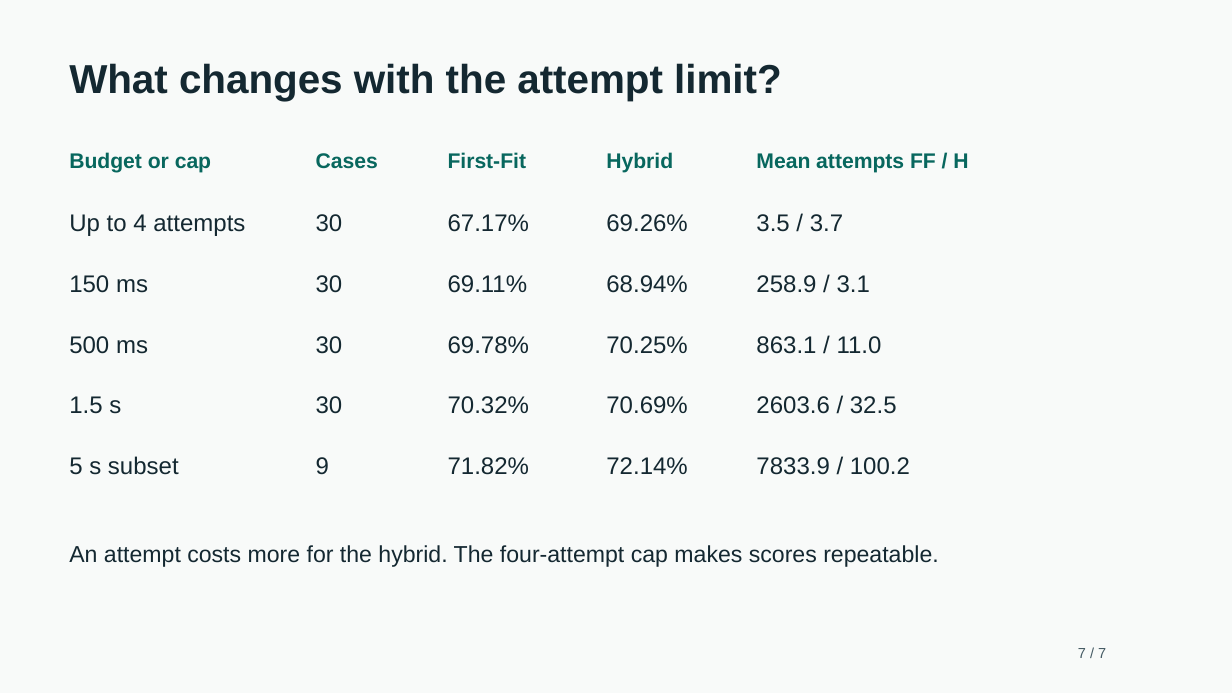
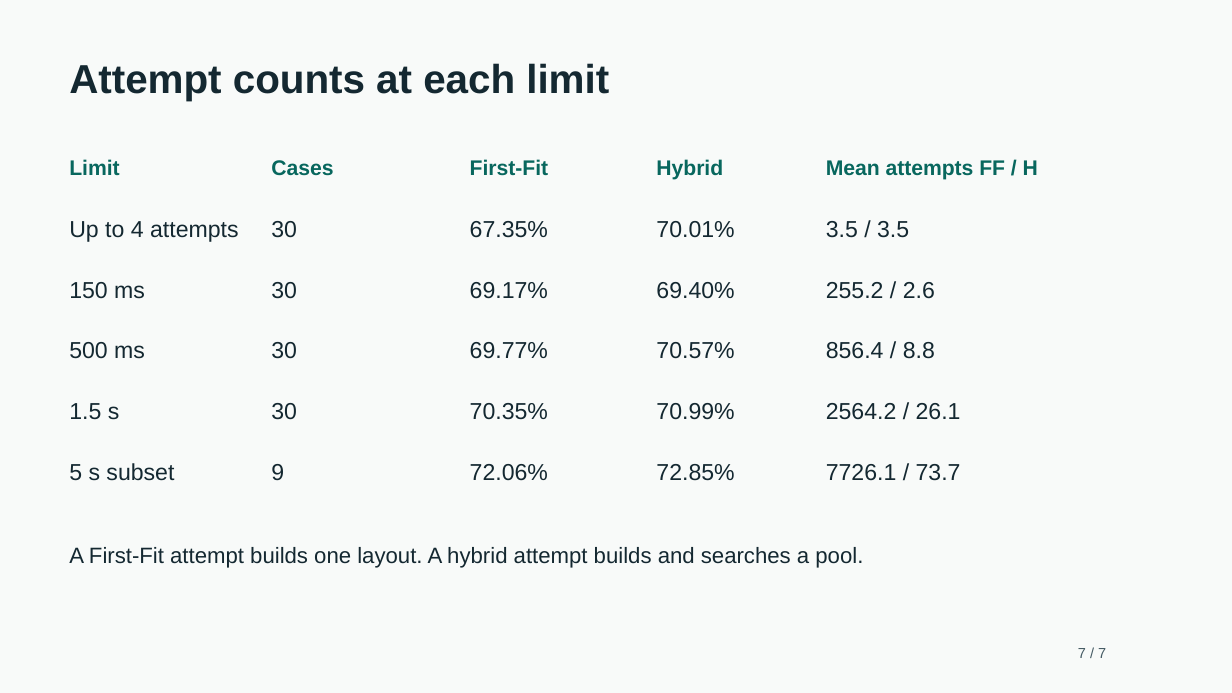
Before and after one commit to AhladM0di/Hybrid-Algorithm-Based-3D-Container-Loading-Optimisation, a slide deck: slide 7 of container_loading/docs/demo_slides.pptx. Drawn at 1232x693 pixels with LibreOffice and Linux fonts; fonts in the diff are those of the drawing. Boxes give left, top, right and bottom in pixels: in the first picture for what was removed or moved away, otherwise in the second. Text is boxed around its words. In the diff, an @@ line names an element or a change of style, - is before the commit and + after.

```diff
--- a/container_loading/docs/demo_slides.pptx
+++ b/container_loading/docs/demo_slides.pptx
@@ text at (69,63,609,101): text changed @@
-What changes with the attempt limit?
+Attempt counts at each limit
@@ text at (69,159,119,175): text changed @@
-Budget or cap
+Limit
@@ text "Cases": place and size @@
-text "Cases" at (316,153,378,169)
+text "Cases" at (271,160,333,176)
@@ text "First-Fit": place and size @@
-text "First-Fit" at (448,152,527,169)
+text "First-Fit" at (470,159,549,176)
@@ text "Hybrid": place and size @@
-text "Hybrid" at (606,152,673,173)
+text "Hybrid" at (656,159,723,180)
@@ text "Mean attempts FF / H": place and size @@
-text "Mean attempts FF / H" at (756,153,968,173)
+text "Mean attempts FF / H" at (826,160,1038,180)
@@ text "30": place and size @@
-text "30" at (316,214,343,232)
+text "30" at (271,221,297,238)
@@ text at (470,221,548,238): text changed; size 18.8 to 18 pt @@
-67.17%
+67.35%
@@ text at (656,221,734,238): text changed; size 18.8 to 18 pt @@
-69.26%
+70.01%
@@ text at (826,221,909,238): text changed; size 18.8 to 18 pt @@
-3.5 / 3.7
+3.5 / 3.5
@@ text "30": place and size @@
-text "30" at (316,275,343,293)
+text "30" at (271,282,297,299)
@@ text at (470,282,548,299): text changed; size 18.8 to 18 pt @@
-69.11%
+69.17%
@@ text at (656,282,734,299): text changed; size 18.8 to 18 pt @@
-68.94%
+69.40%
@@ text at (826,282,935,299): text changed; size 18.8 to 18 pt @@
-258.9 / 3.1
+255.2 / 2.6
@@ size 18.8 to 18 pt in 10 elements at (69,221,239,242), (69,282,145,299), (69,403,120,420), (69,463,174,481), (69,342,145,359), (271,221,297,238), (271,282,297,299), (271,403,297,420), (271,464,284,481), (271,342,297,359) @@
@@ text "30": place and size @@
-text "30" at (316,336,343,354)
+text "30" at (271,342,297,359)
@@ text at (470,342,548,359): text changed; size 18.8 to 18 pt @@
-69.78%
+69.77%
@@ text at (656,342,734,359): text changed; size 18.8 to 18 pt @@
-70.25%
+70.57%
@@ text at (826,342,935,359): text changed; size 18.8 to 18 pt @@
-863.1 / 11.0
+856.4 / 8.8
@@ text "30": place and size @@
-text "30" at (316,396,343,414)
+text "30" at (271,403,297,420)
@@ text at (470,403,548,420): text changed; size 18.8 to 18 pt @@
-70.32%
+70.35%
@@ text at (656,403,734,420): text changed; size 18.8 to 18 pt @@
-70.69%
+70.99%
@@ text at (826,403,961,420): text changed; size 18.8 to 18 pt @@
-2603.6 / 32.5
+2564.2 / 26.1
@@ text "9": place and size @@
-text "9" at (316,457,329,475)
+text "9" at (271,464,284,481)
@@ text at (470,464,548,481): text changed; size 18.8 to 18 pt @@
-71.82%
+72.06%
@@ text at (656,464,734,481): text changed; size 18.8 to 18 pt @@
-72.14%
+72.85%
@@ text at (826,464,961,481): text changed; size 18.8 to 18 pt @@
-7833.9 / 100.2
+7726.1 / 73.7
@@ text at (69,547,863,568): text changed; size 18 to 17.2 pt @@
-An attempt costs more for the hybrid. The four-attempt cap makes scores repeatable.
+A First-Fit attempt builds one layout. A hybrid attempt builds and searches a pool.
```
Also in this commit, not shown: 3 other slides changed, 1 slide added, 1 slide removed, 16 other files.
